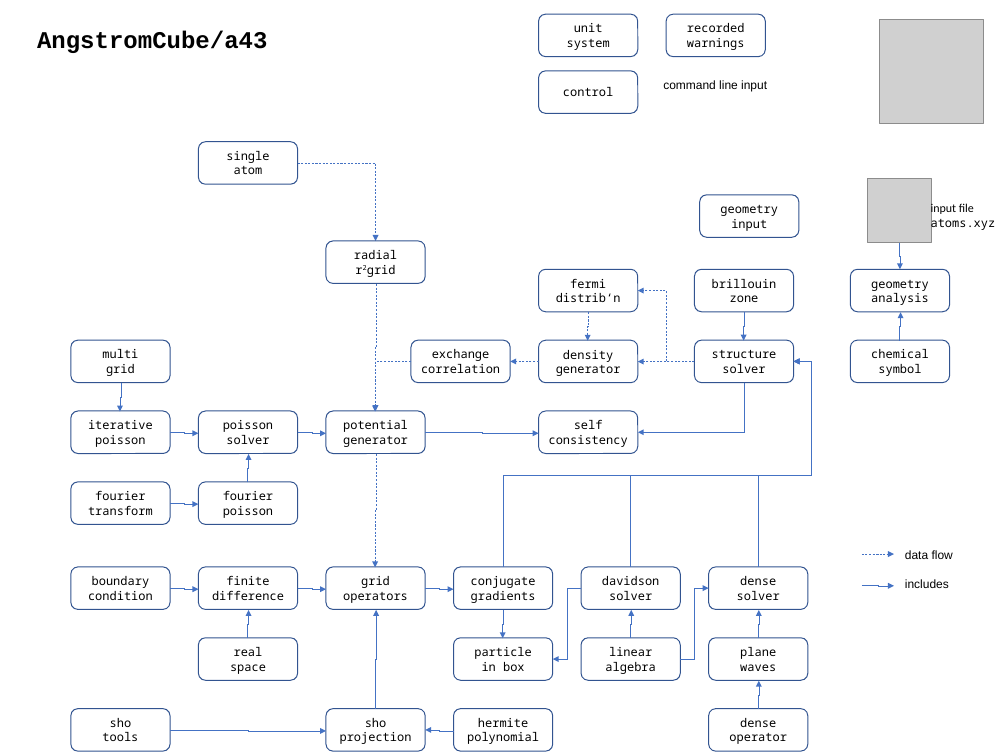
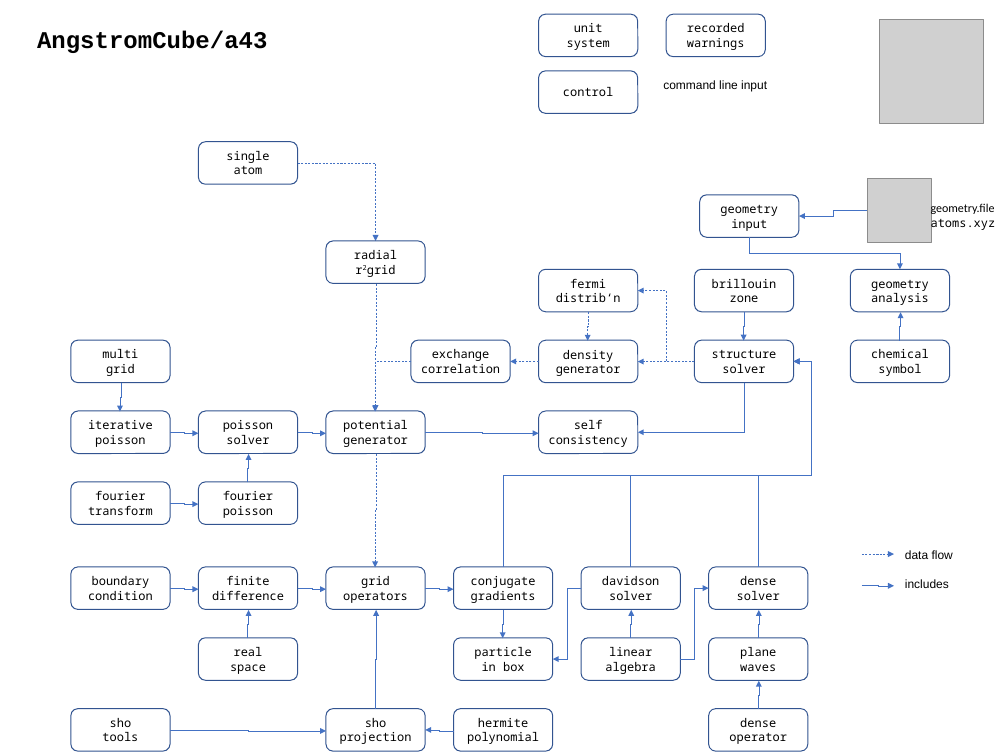
Before and after one commit to real-space/AngstromCube, a slide deck: slide 2 of doc/big_picture.pptx. Drawn at 1008x756 pixels with LibreOffice and Linux fonts; fonts in the diff are those of the drawing; grey boxes stand for pictures. Boxes give left, top, right and bottom in pixels: in the first picture for what was removed or moved away, otherwise in the second. Text is boxed around its words. In the diff, an @@ line names an element or a change of style, - is before the commit and + after.

```diff
--- a/doc/big_picture.pptx
+++ b/doc/big_picture.pptx
@@ text at [931, 203, 995, 217]: text changed @@
-input file
+geometry.file
@@ elbow arrow added from (750, 238) to (900, 269), #4472C4 0.5 pt @@
@@ elbow arrow moved from (899, 243) - (900, 269) to (867, 211) - (799, 216) @@
```
Also in this commit, not shown: 1 other slide changed, 2 other files.
